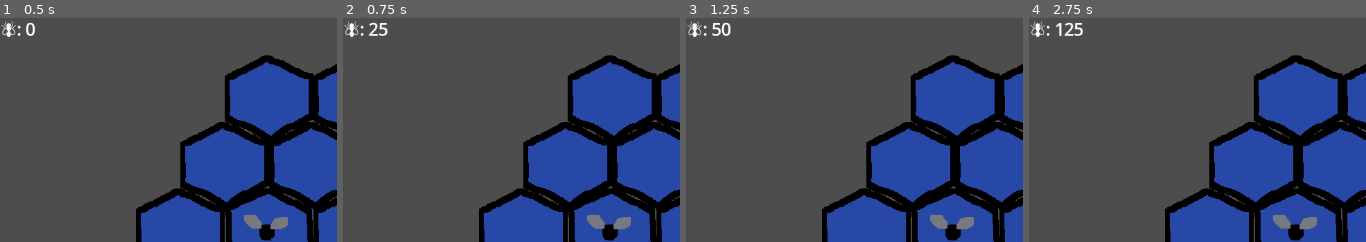
Above: before the commit, frames 1-4 (left to right).
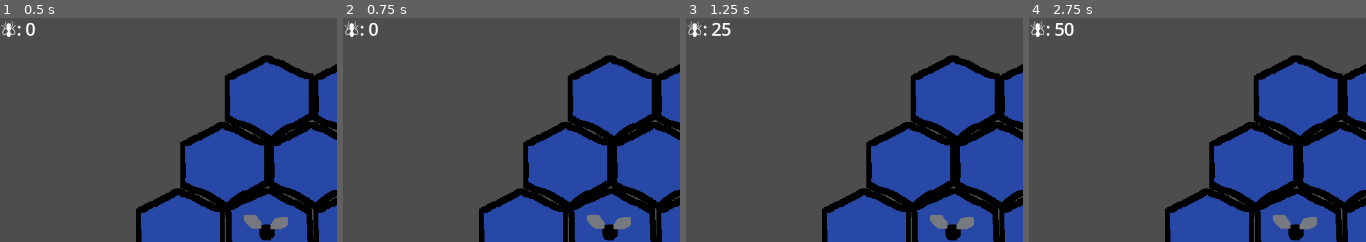
Above: after the commit, the same moments.

Repository: Aarfdark/Froggy
Game: Godot game, scene res://scenes/main.tscn
The game is run twice, just before and just after one commit, with the same random seed, the same clock (stepped at 60 frames per second) and the same inputs.
Inputs:
- Up to frame 1 (0.5 s): no input
- Up to frame 2 (0.75 s): click "Lilypad" at 0.5 s
- Up to frame 3 (1.25 s): no input
- Up to frame 4 (2.75 s): click "Fly" at 1.25 s; click "Lilypad" at 2 s
The pictures show only the part of the screen within x 0-50%, y 0-50%; the shares and areas given below are measured in that part.

Frame 1 is identical in both runs. In frame 2, 0.2% of the frame differs, in the area x 7-14%, y 2-9%; in frame 3, 0.2%; in frame 4, 0.3%, in the area x 7-17%, y 2-9%.

Commit message:
buildings cost flies now

Diff:
--- a/scenes/main.tscn
+++ b/scenes/main.tscn
@@ -31,6 +31,9 @@
 
 [node name="Board" parent="." instance=ExtResource("1_o5qli")]
 position = Vector2(196, 246)
+
+[node name="Timer" type="Timer" parent="Board"]
+autostart = true
 
 [node name="Control" type="Control" parent="."]
 layout_mode = 3
@@ -90,8 +93,4 @@
 theme_override_font_sizes/font_size = 24
 text = "🪰: 0"
 
-[node name="Timer" type="Timer" parent="Control/FlyCounter"]
-wait_time = 0.5
-autostart = true
-
-[connection signal="timeout" from="Control/FlyCounter/Timer" to="." method="_on_timer_timeout"]
+[connection signal="timeout" from="Board/Timer" to="Board" method="_on_timer_timeout"]
--- a/scripts/board_controller.gd
+++ b/scripts/board_controller.gd
@@ -1,13 +1,21 @@
 extends TileMapLayer
 
-@onready var timer: Timer = $"../Control/FlyCounter/Timer"
 const main_atlas_id = 0
+
 enum {NONE=-1, LILYPAD=0, FLY=1}
 var cur_building: int = NONE
 var building_dict = {
 	NONE : Vector2i(2, 0), # water
 	LILYPAD : Vector2i(0,0),
 	FLY : Vector2i(1,0),
+}
+
+@onready var fly_counter: Label = $"../Control/FlyCounter"
+var num_flies: int
+var building_cost = {
+	NONE : 0,
+	LILYPAD: 100,
+	FLY: 200,
 }
 
 func set_building(type):
@@ -21,4 +29,15 @@
 			var cur_tile_alt = get_cell_alternative_tile(pos_clicked)
 			# there is a tile where the mouse was clicked
 			if cur_tile_alt != -1:
-				set_cell( pos_clicked, main_atlas_id, building_dict[cur_building] )
+				# checks the number of flies currently
+				if num_flies >= building_cost[cur_building]:
+					set_cell( pos_clicked, main_atlas_id, building_dict[cur_building] )
+					num_flies -= building_cost[cur_building]
+				else:
+					print("Not enough flies to build " + str(cur_building))
+
+func _process(_delta):
+	fly_counter.text = "🪰: " + str(num_flies)
+
+func _on_timer_timeout() -> void:
+	num_flies += 25
--- a/scripts/game_manager.gd
+++ b/scripts/game_manager.gd
@@ -14,9 +14,6 @@
 	building_buttons = building_container.get_children()
 	for button in building_buttons:
 		button.connect("toggled", building_select.bind(button))
-
-func _process(_delta):
-	fly_counter.text = "🪰: " + str(num_flies)
 
 func _input(event):
 	if event is InputEventMouseButton:
@@ -36,7 +33,3 @@
 			"Fly": board_controller.set_building(FLY)
 	if !toggled:
 		board_controller.set_building(NONE)
-
-
-func _on_timer_timeout() -> void:
-	num_flies += 25
